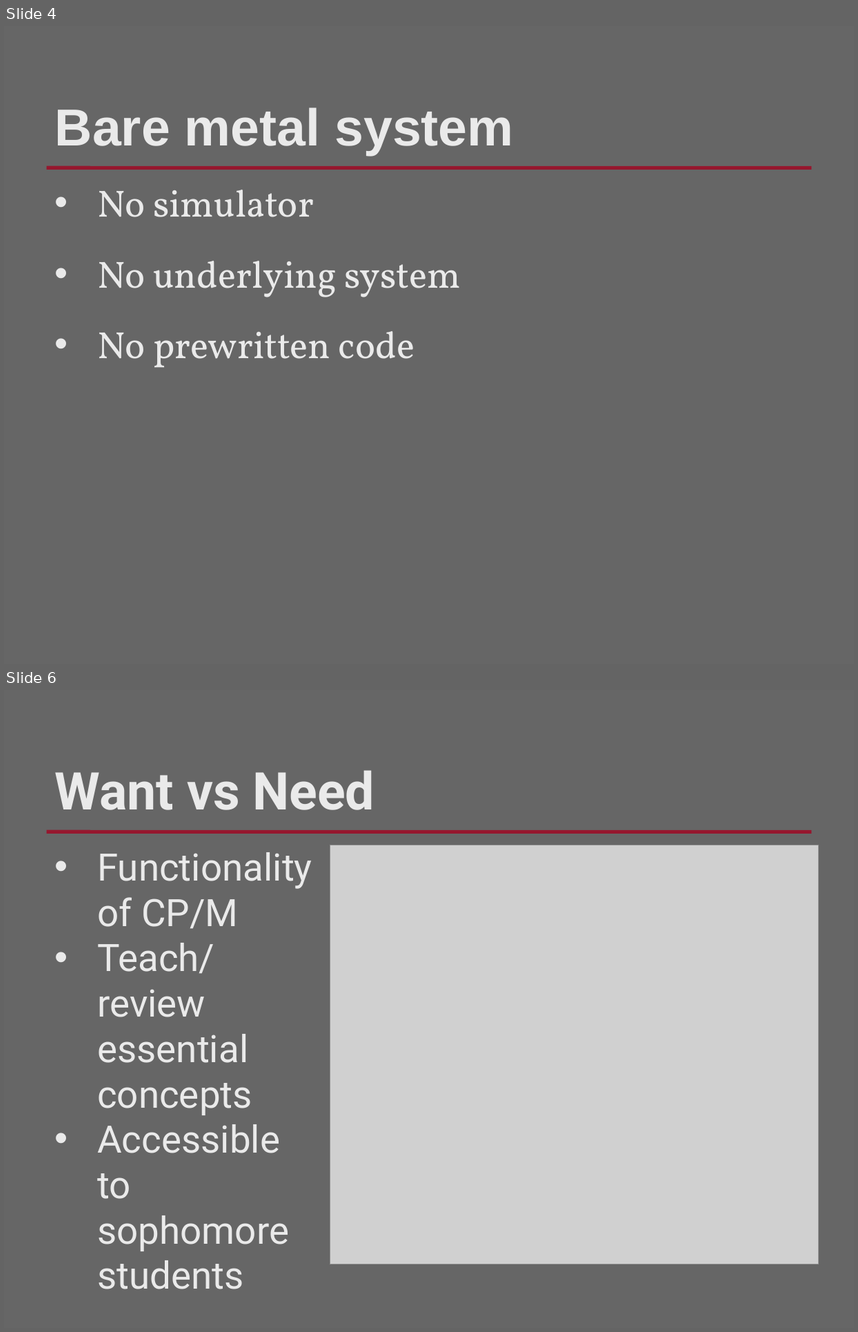
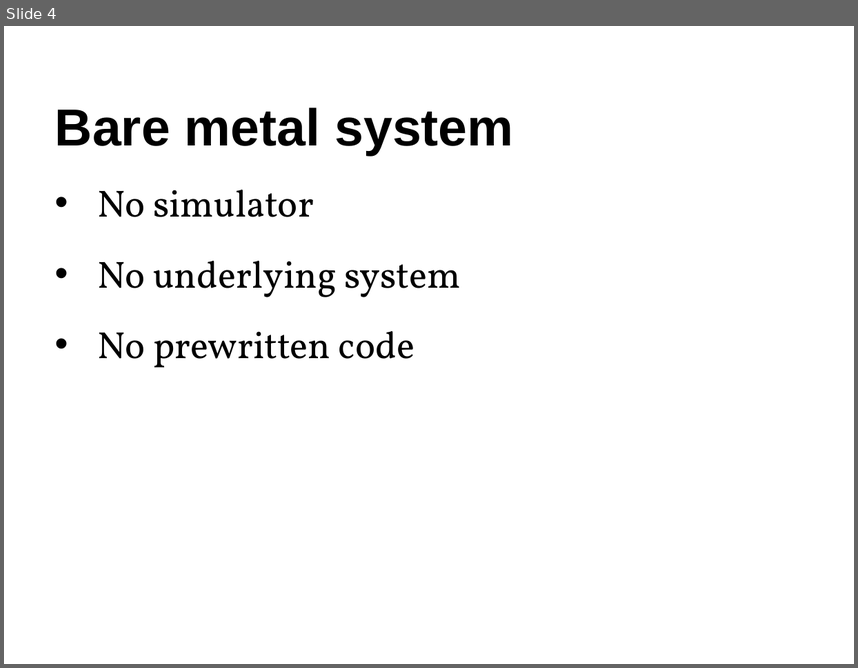
Before and after one commit to RHIT-CSSE/csse332, a slide deck: ClassMaterials/ProjectKickoff/ProjectKickoff.pptx. Shown one above the other, each under a label of ours: slides 4 and 6 before the commit, slide 4 after it; the slides between them are not shown. The pictures are 858x1332 and 858x668 pixels, drawn with LibreOffice and Linux fonts; fonts in the diff are those of the drawing; grey boxes stand for pictures; background and template pictures are left out. Boxes give left, top, right and bottom in pixels: in the first picture for what was removed or moved away, otherwise in the second. Text is boxed around its words. In the diff, an @@ line names an element or a change of style, - is before the commit and + after.

```diff
--- a/ClassMaterials/ProjectKickoff/ProjectKickoff.pptx
+++ b/ClassMaterials/ProjectKickoff/ProjectKickoff.pptx
@@ slide 6 removed at <box>4,690,854,1328</box>, background #666666; not listed: 1 template element that a slide beside it also shows @@
@@ text removed at <box>55,770,375,810</box> @@
-Want vs Need
@@ text removed at <box>97,852,312,1251</box> @@
-• Functionality of CP/M
-• Teach/review essential concepts
-• Accessible to sophomore students
@@ picture removed at <box>330,845,818,1263</box> @@
@@ slide 4 changed as well @@
@@ background #666666 to #FFFFFF @@
@@ text "Bare metal system" at <box>55,107,513,156</box>: text colour #EAEAEA to #000000 @@
@@ line removed from (47, 168) to (811, 168) @@
@@ text "No simulator" at <box>97,190,461,368</box>: text colour #EAEAEA to #000000 @@
```
Also in this commit, not shown: 13 other slides changed, 2 slides added, 3 other slides removed, 1 other file.
